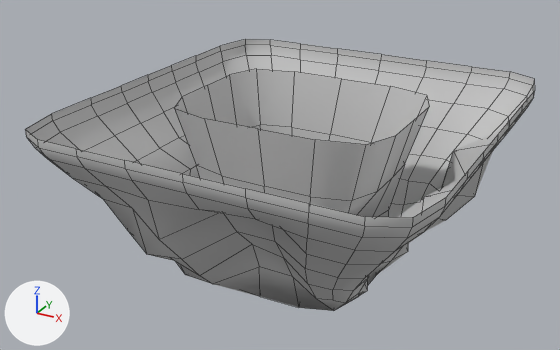
Before and after pictures for a commit that changed the FBX model Assets/Mapa/Models/INTENTOISLA/Isla.FBX.
The view is the same before and after, from a 50 mm lens placed at (67.1, -132.1, 48.8), pointed at (-4.6, -1.7, -16.4). The lights are fixed; the arrows at lower left show +X, +Y and +Z. Mesh edges are drawn as thin lines. Where no turn or scale is listed for an object, it has been applied to the vertices. Vertices at the same position are counted once.
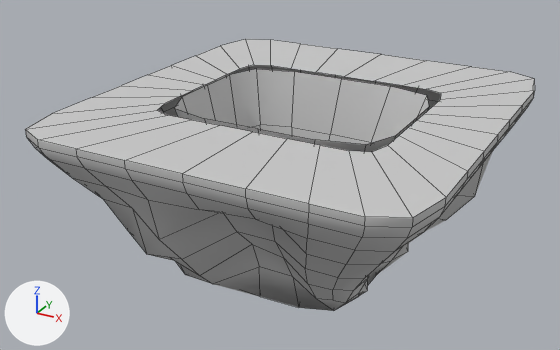
Location of each change, (x1, y1, x2, y2) in pixels of the pictures (560 x 350 px):
part 1 of me_mesh, added: after (26, 39, 535, 218)

The change, as a diff of the scene's bpy script:
```diff
--- a/Assets/Mapa/Models/INTENTOISLA/Isla.FBX.py
+++ b/Assets/Mapa/Models/INTENTOISLA/Isla.FBX.py
@@ me_mesh @@
 # used by ob_object003; location = (0.0, 0.0, 0.0)
-me_mesh.from_pydata(...)  # 339 vertices, 314 faces; spans x -39.1..38.6, y -41.3..41.4, z -35.6..-0.1
+me_mesh.from_pydata(...)  # 371 vertices, 346 faces; spans x -39.1..38.6, y -41.3..41.4, z -35.6..-0.1
+# me_mesh part 1
+# 32 vertices are added at x -23.8..23.4, y -19.7..19.8, z -0.1
+# 32 new faces join them
 me_mesh.materials.append(mat_01___default)
```
